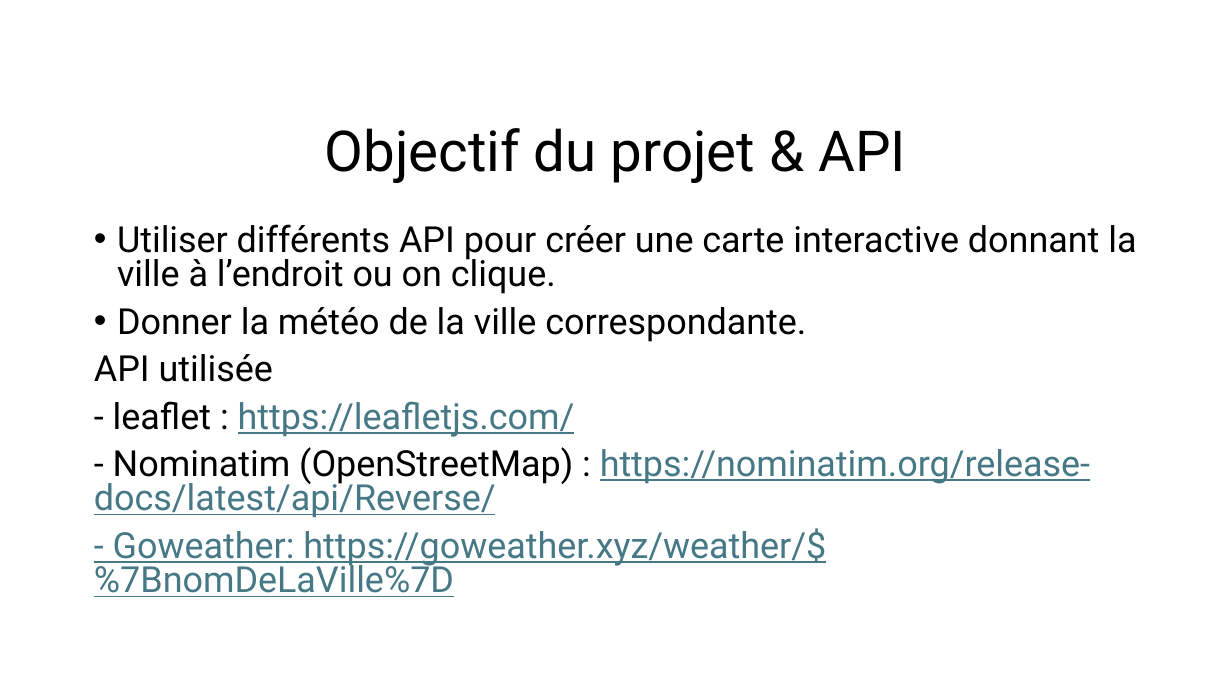
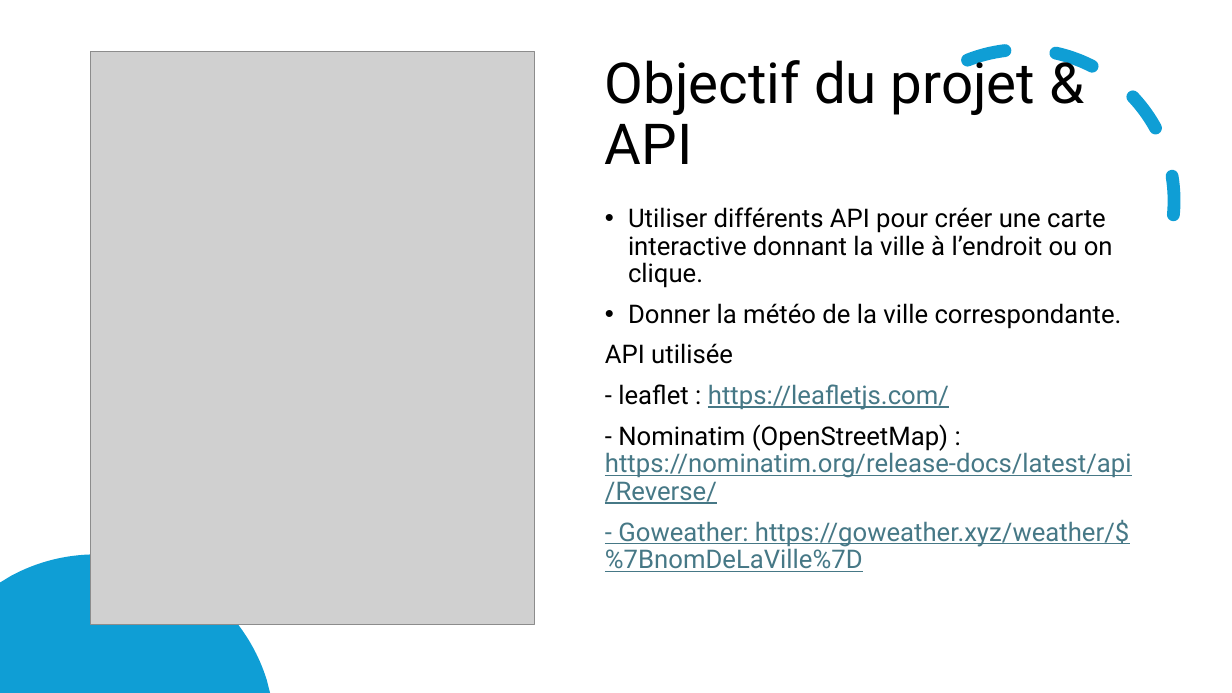
Before and after one commit to Deathur/MapsJS, a slide deck: slide 2 of Présentation Projet.pptx. Drawn at 1232x693 pixels with LibreOffice and Linux fonts; fonts in the diff are those of the drawing; grey boxes stand for pictures. Boxes give left, top, right and bottom in pixels: in the first picture for what was removed or moved away, otherwise in the second. Text is boxed around its words. In the diff, an @@ line names an element or a change of style, - is before the commit and + after.

Commit message:
projet update

```diff
--- a/Présentation Projet.pptx
+++ b/Présentation Projet.pptx
@@ arc (boxed as its full ellipse) added at (824,2,1223,400), outline #0F9ED5 10 pt dashed @@
@@ picture added at (91,52,535,625) @@
@@ title "Objectif du projet & API": place and size @@
-title "Objectif du projet & API" at (325,128,906,183)
+title "Objectif du projet & API" at (605,51,1035,164)
@@ title "Objectif du projet & API" at (605,51,1035,164): alignment centre to left @@
@@ text "Utiliser différents API pour créer ...": place and size @@
-text "Utiliser différents API pour créer ..." at (94,224,1136,597)
+text "Utiliser différents API pour créer ..." at (605,207,1132,572)
@@ text "Utiliser différents API pour créer ..." at (605,207,1132,572): size 28 to 20 pt; line spacing 0.8 to 0.9 @@
@@ freeform shape added at (0,555,270,693), fill #0F9ED5 @@
```
Also in this commit, not shown: 1 other slide changed, 3 slides added.
